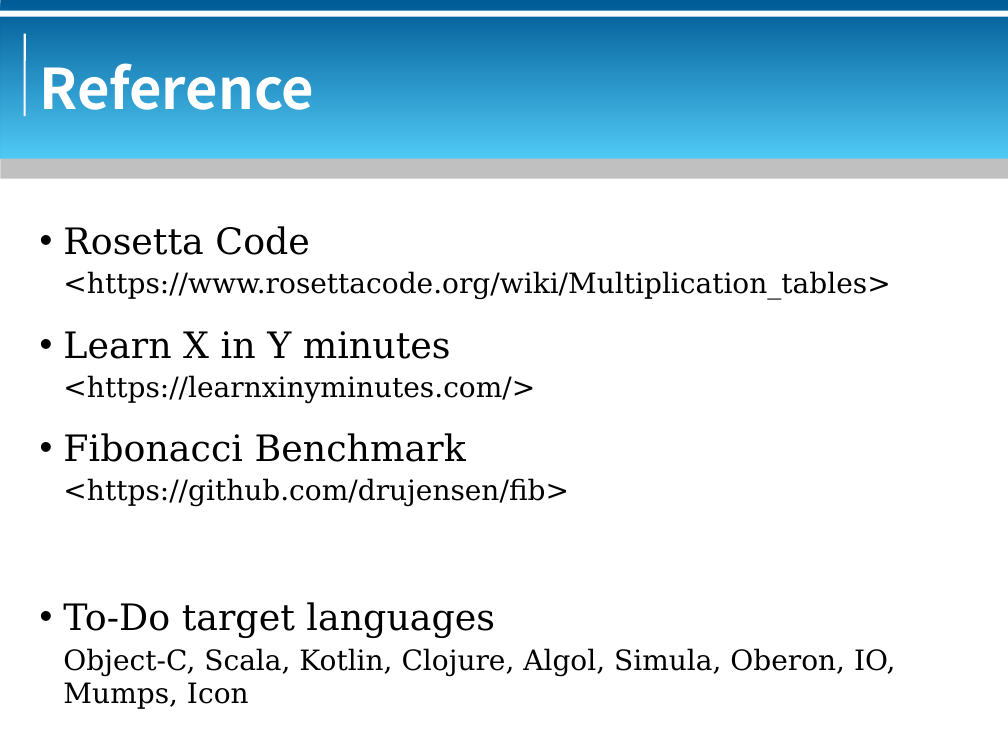
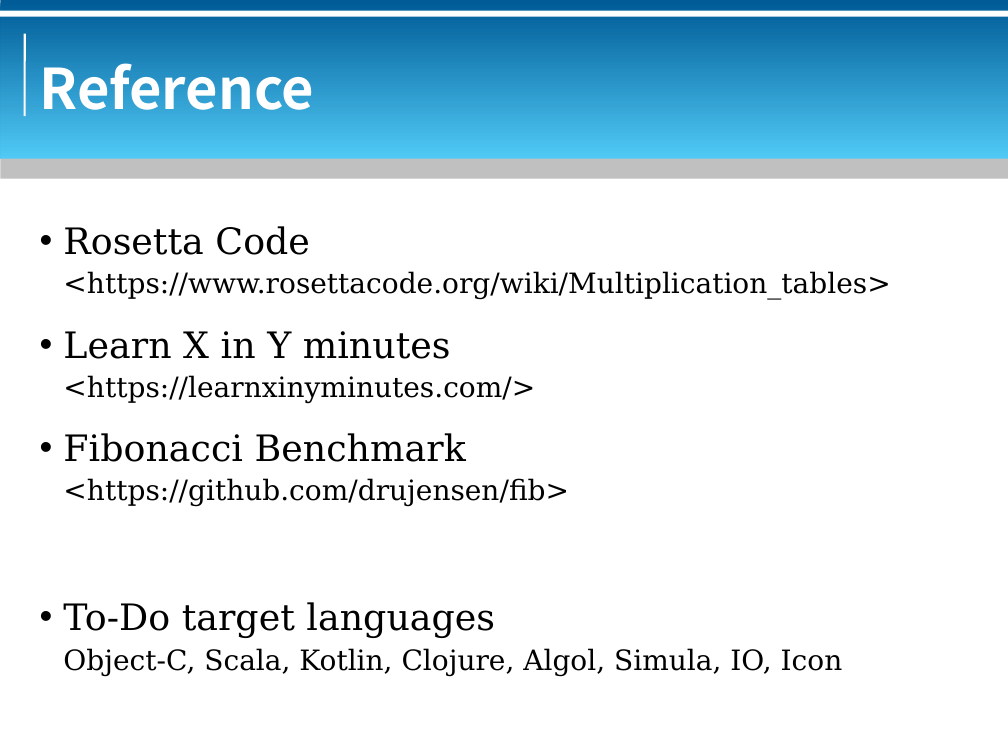
Before and after one commit to bluebat/.presentations, a slide deck: slide 27 of multiplication-table.odp (slide 25 before the commit). Drawn at 1008x756 pixels with LibreOffice and Linux fonts; fonts in the diff are those of the drawing; background and template pictures are left out. Boxes give left, top, right and bottom in pixels: in the first picture for what was removed or moved away, otherwise in the second. Text is boxed around its words. In the diff, an @@ line names an element or a change of style, - is before the commit and + after.

Commit message:
updates

```diff
--- a/multiplication-table.odp
+++ b/multiplication-table.odp
@@ text at (63, 648, 843, 676): text changed @@
-Object-C, Scala, Kotlin, Clojure, Algol, Simula, Oberon, IO, Mumps, Icon
+Object-C, Scala, Kotlin, Clojure, Algol, Simula, IO, Icon
```
Also in this commit, not shown: 5 other slides changed, 2 slides added.
